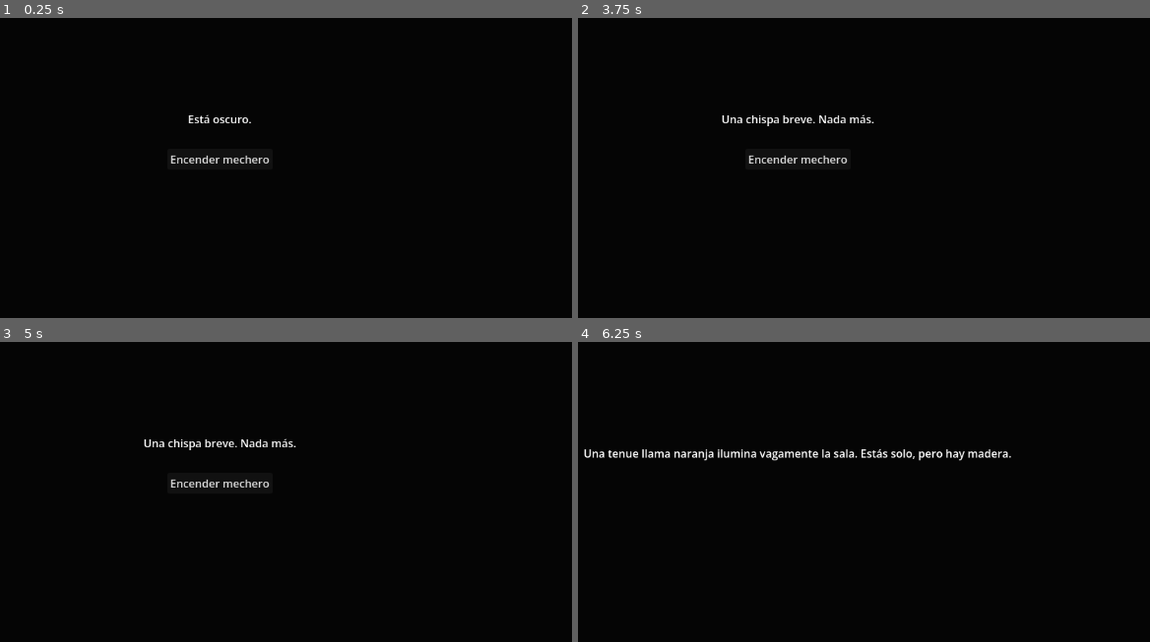
Above: before the commit, frames 1-4 (two rows, left to right).
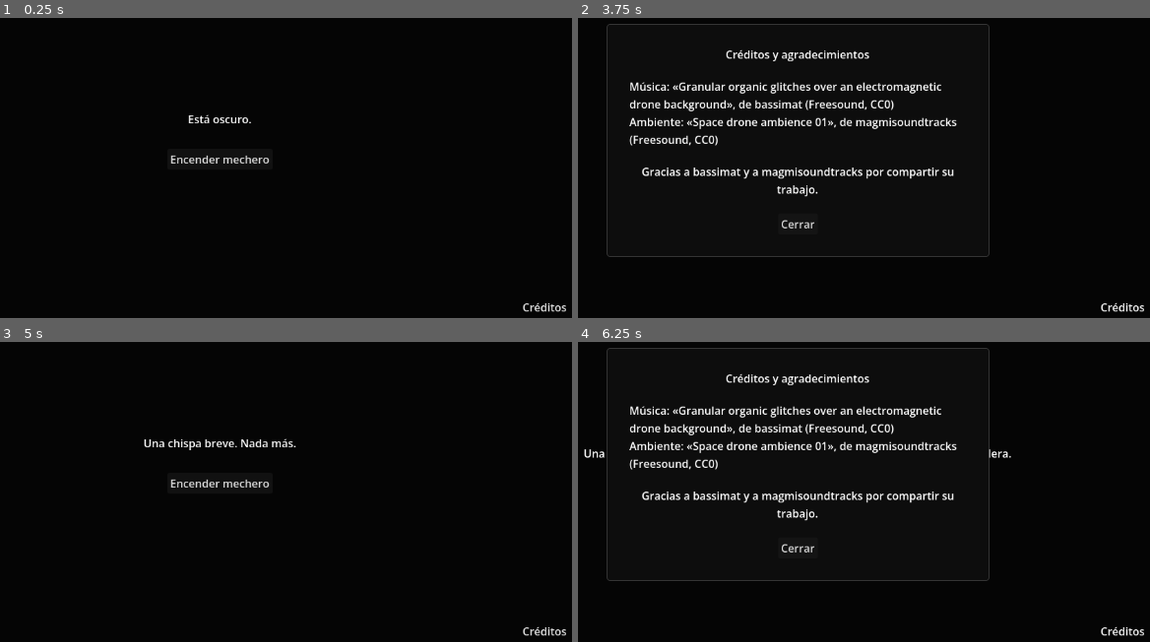
Above: after the commit, the same moments.

Repository: Itros97/GrimWorld
Game: Godot game, scene res://ui/main_screen.tscn
Two runs of this game, one before a commit and one after it. Both use one fixed random seed, a clock stepped at 60 frames per second and the inputs below.
Inputs (mouse positions are in pixels of both pictures, inside the frame that each line leads up to):
- Up to frame 1 (0.25 s): no input
- Up to frame 2 (3.75 s): click (1121, 306) at 0.5 s, where only the run after the commit has a clickable "Créditos"; click (795, 225) at 1.25 s, where only the run after the commit has a clickable "Cerrar"; click "Encender mechero" at 2 s; click "Encender mechero" at 2.75 s; click (1121, 306) at 3.5 s, where only the run after the commit has a clickable "Créditos"
- Up to frame 3 (5 s): click (217, 549) at 4.25 s, where only the run after the commit has a clickable "Cerrar"
- Up to frame 4 (6.25 s): click "Encender mechero" at 5 s; click (1121, 630) at 5.75 s, where only the run after the commit has a clickable "Créditos"

The runs differ from the first frame. In frame 1, 0.1% of the frame differs, in the area x 91-99%, y 94-99%; in frame 2, 5.7%; in frame 3, 0.1%; in frame 4, 6.2%, in the area x 4-99%, y 1-99%.

Commit message:
feat(ui): add credits panel for third-party audio
Credits live in data/credits.json and are validated on load like the
game data, which now shares the JSON root parsing.

Co-Authored-By: Claude Opus 5.5 <noreply@anthropic.com>

Diff:
--- /dev/null
+++ b/data/credits.json
@@ -0,0 +1,20 @@
+{
+	"title": "Créditos y agradecimientos",
+	"credits": [
+		{
+			"role": "Música",
+			"work": "Granular organic glitches over an electromagnetic drone background",
+			"author": "bassimat",
+			"source": "Freesound",
+			"licence": "CC0"
+		},
+		{
+			"role": "Ambiente",
+			"work": "Space drone ambience 01",
+			"author": "magmisoundtracks",
+			"source": "Freesound",
+			"licence": "CC0"
+		}
+	],
+	"thanks": "Gracias a bassimat y a magmisoundtracks por compartir su trabajo."
+}
--- /dev/null
+++ b/models/credit_data.gd
@@ -0,0 +1,23 @@
+class_name CreditData
+extends RefCounted
+## One third-party work used by the game: what it is used for, who made it and its licence.
+
+var role : String
+var work : String
+var author : String
+var source : String
+var licence : String
+
+## Builds the credit from its JSON object; appends to errors every field that is wrong.
+static func from(dict : Dictionary, path : String, errors : Array[String]) -> CreditData:
+	var credit := CreditData.new()
+	credit.role = JsonReader.read_string(dict, "role", path, errors)
+	credit.work = JsonReader.read_string(dict, "work", path, errors)
+	credit.author = JsonReader.read_string(dict, "author", path, errors)
+	credit.source = JsonReader.read_string(dict, "source", path, errors)
+	credit.licence = JsonReader.read_string(dict, "licence", path, errors)
+	return credit
+
+## One readable line, e.g. "Música: «Work», de author (Freesound, CC0)".
+func line() -> String:
+	return "%s: «%s», de %s (%s, %s)" % [role, work, author, source, licence]
--- /dev/null
+++ b/models/credits_data.gd
@@ -0,0 +1,25 @@
+class_name CreditsData
+extends RefCounted
+## Credits and thanks loaded from data/credits.json. Validated on load.
+
+var title : String
+var thanks : String
+var credits : Array[CreditData] = []
+
+## Parses and validates the JSON text; the result holds every error found, with its field path.
+static func parse(json_text : String) -> LoadResult:
+	var errors : Array[String] = []
+	var dict := JsonReader.parse_object(json_text, errors)
+	if not errors.is_empty():
+		return LoadResult.new(null, errors)
+	return LoadResult.new(from(dict, errors), errors)
+
+## Builds the credits from their root JSON object; appends to errors every field that is wrong.
+static func from(dict : Dictionary, errors : Array[String]) -> CreditsData:
+	var data := CreditsData.new()
+	data.title = JsonReader.read_string(dict, "title", "", errors)
+	data.thanks = JsonReader.read_string(dict, "thanks", "", errors)
+	var items := JsonReader.read_dict_array(dict, "credits", "", errors)
+	for i in items.size():
+		data.credits.append(CreditData.from(items[i], "credits[%d]" % i, errors))
+	return data
--- a/models/game_data.gd
+++ b/models/game_data.gd
@@ -9,15 +9,10 @@
 ## Parses and validates the JSON text; the result holds every error found, with its field path.
 static func parse(json_text : String) -> LoadResult:
 	var errors : Array[String] = []
-	var json := JSON.new()
-	if json.parse(json_text) != OK:
-		errors.append("line %d: %s" % [json.get_error_line(), json.get_error_message()])
+	var dict := JsonReader.parse_object(json_text, errors)
+	if not errors.is_empty():
 		return LoadResult.new(null, errors)
-	if not json.data is Dictionary:
-		errors.append("root: expected an object")
-		return LoadResult.new(null, errors)
-	var game := from(json.data, errors)
-	return LoadResult.new(game, errors)
+	return LoadResult.new(from(dict, errors), errors)
 
 ## Builds the game from its root JSON object; appends to errors every field that is wrong.
 static func from(dict : Dictionary, errors : Array[String]) -> GameData:
--- a/models/json_reader.gd
+++ b/models/json_reader.gd
@@ -1,6 +1,17 @@
 class_name JsonReader
 extends RefCounted
 ## Reads typed fields from parsed JSON; every wrong field appends an error naming its path.
+
+## Root object of the JSON text; appends an error and returns an empty one when it is not valid.
+static func parse_object(json_text : String, errors : Array[String]) -> Dictionary:
+	var json := JSON.new()
+	if json.parse(json_text) != OK:
+		errors.append("line %d: %s" % [json.get_error_line(), json.get_error_message()])
+		return {}
+	if not json.data is Dictionary:
+		errors.append("root: expected an object")
+		return {}
+	return json.data
 
 ## Path of a field inside its parent, e.g. "actions[0].chance".
 static func field_path(path : String, key : String) -> String:
--- a/models/load_result.gd
+++ b/models/load_result.gd
@@ -1,11 +1,11 @@
 class_name LoadResult
 extends RefCounted
-## Outcome of loading game data: the data when valid, or every problem found.
+## Outcome of loading a data file (GameData, CreditsData...): the data when valid, or every problem found.
 
-var data : GameData
+var data : RefCounted
 var errors : Array[String] = []
 
-func _init(p_data : GameData, p_errors : Array[String]) -> void:
+func _init(p_data : RefCounted, p_errors : Array[String]) -> void:
 	data = p_data if p_errors.is_empty() else null
 	errors = p_errors
 
--- /dev/null
+++ b/tests/credits_data_test.gd
@@ -0,0 +1,28 @@
+extends TestCase
+## Credits spec: the credits file is validated when it is loaded.
+
+const CREDITS_JSON := "res://data/credits.json"
+
+func test_real_credits_load_with_author_and_work() -> void:
+	var result := CreditsData.parse(FileAccess.get_file_as_string(CREDITS_JSON))
+	assert_true(result.is_ok(), "errors: %s" % ", ".join(result.errors))
+	for credit : CreditData in result.data.credits:
+		assert_true(not credit.author.is_empty() and not credit.work.is_empty(), "%s has author and work" % credit.line())
+
+func test_credit_line_names_role_work_author_source_and_licence() -> void:
+	var credit := CreditData.from(_credit_dict(), "", [] as Array[String])
+	assert_eq(credit.line(), "Música: «Song», de someone (Freesound, CC0)", "line")
+
+func test_credit_without_author_fails() -> void:
+	var credit := _credit_dict()
+	credit.erase("author")
+	var result := CreditsData.parse(JSON.stringify({ "title": "T", "thanks": "Thanks.", "credits": [credit] }))
+	assert_true(not result.is_ok(), "fails")
+	assert_true(", ".join(result.errors).contains("credits[0].author"), "names the field: %s" % ", ".join(result.errors))
+
+func test_empty_credit_list_fails() -> void:
+	var result := CreditsData.parse(JSON.stringify({ "title": "T", "thanks": "Thanks.", "credits": [] }))
+	assert_true(", ".join(result.errors).contains("credits"), "names the field: %s" % ", ".join(result.errors))
+
+func _credit_dict() -> Dictionary:
+	return { "role": "Música", "work": "Song", "author": "someone", "source": "Freesound", "licence": "CC0" }
--- /dev/null
+++ b/ui/credits_panel.gd
@@ -0,0 +1,24 @@
+extends PanelContainer
+## Overlay with the credits of third-party works and the thanks. Holds no game logic.
+
+const CREDITS_PATH := "res://data/credits.json"
+
+@onready var _title_label : Label = %TitleLabel
+@onready var _credits_label : Label = %CreditsLabel
+@onready var _thanks_label : Label = %ThanksLabel
+@onready var _close_button : Button = %CloseButton
+
+func _ready() -> void:
+	_close_button.pressed.connect(hide)
+	var result := CreditsData.parse(FileAccess.get_file_as_string(CREDITS_PATH))
+	if not result.is_ok():
+		for error in result.errors:
+			push_error("%s: %s" % [CREDITS_PATH, error])
+		return
+	_render(result.data)
+
+## Fills the labels from the credits.
+func _render(data : CreditsData) -> void:
+	_title_label.text = data.title
+	_credits_label.text = "\n".join(data.credits.map(func(credit : CreditData) -> String: return credit.line()))
+	_thanks_label.text = data.thanks
--- /dev/null
+++ b/ui/credits_panel.tscn
@@ -0,0 +1,55 @@
+[gd_scene format=3]
+
+[ext_resource type="Script" path="res://ui/credits_panel.gd" id="1_credits"]
+
+[sub_resource type="StyleBoxFlat" id="StyleBoxFlat_panel"]
+bg_color = Color(0.05, 0.05, 0.05, 1)
+border_width_left = 1
+border_width_top = 1
+border_width_right = 1
+border_width_bottom = 1
+border_color = Color(0.25, 0.25, 0.25, 1)
+corner_radius_top_left = 4
+corner_radius_top_right = 4
+corner_radius_bottom_right = 4
+corner_radius_bottom_left = 4
+
+[node name="CreditsPanel" type="PanelContainer"]
+custom_minimum_size = Vector2(560, 0)
+size_flags_horizontal = 4
+size_flags_vertical = 4
+theme_override_styles/panel = SubResource("StyleBoxFlat_panel")
+script = ExtResource("1_credits")
+
+[node name="Margin" type="MarginContainer" parent="."]
+layout_mode = 2
+theme_override_constants/margin_left = 32
+theme_override_constants/margin_top = 32
+theme_override_constants/margin_right = 32
+theme_override_constants/margin_bottom = 32
+
+[node name="Content" type="VBoxContainer" parent="Margin"]
+layout_mode = 2
+theme_override_constants/separation = 24
+
+[node name="TitleLabel" type="Label" parent="Margin/Content"]
+unique_name_in_owner = true
+layout_mode = 2
+horizontal_alignment = 1
+
+[node name="CreditsLabel" type="Label" parent="Margin/Content"]
+unique_name_in_owner = true
+layout_mode = 2
+autowrap_mode = 3
+
+[node name="ThanksLabel" type="Label" parent="Margin/Content"]
+unique_name_in_owner = true
+layout_mode = 2
+horizontal_alignment = 1
+autowrap_mode = 3
+
+[node name="CloseButton" type="Button" parent="Margin/Content"]
+unique_name_in_owner = true
+layout_mode = 2
+size_flags_horizontal = 4
+text = "Cerrar"
--- a/ui/main_screen.gd
+++ b/ui/main_screen.gd
@@ -3,8 +3,11 @@
 
 @onready var _message_label : Label = %MessageLabel
 @onready var _action_list : VBoxContainer = %ActionList
+@onready var _credits_button : Button = %CreditsButton
+@onready var _credits_panel : PanelContainer = %CreditsPanel
 
 func _ready() -> void:
+	_credits_button.pressed.connect(_credits_panel.show)
 	GameManager.STATE_CHANGED.connect(_render)
 	_render(GameManager.state)
 
--- a/ui/main_screen.tscn
+++ b/ui/main_screen.tscn
@@ -1,6 +1,7 @@
 [gd_scene format=3]
 
 [ext_resource type="Script" path="res://ui/main_screen.gd" id="1_screen"]
+[ext_resource type="PackedScene" path="res://ui/credits_panel.tscn" id="2_credits"]
 
 [node name="MainScreen" type="MarginContainer"]
 anchors_preset = 15
@@ -29,3 +30,16 @@
 unique_name_in_owner = true
 layout_mode = 2
 size_flags_horizontal = 4
+
+[node name="CreditsButton" type="Button" parent="."]
+unique_name_in_owner = true
+layout_mode = 2
+size_flags_horizontal = 8
+size_flags_vertical = 8
+flat = true
+text = "Créditos"
+
+[node name="CreditsPanel" parent="." instance=ExtResource("2_credits")]
+unique_name_in_owner = true
+visible = false
+layout_mode = 2
Not shown, added: models/credit_data.gd.uid
Not shown, added: models/credits_data.gd.uid
Not shown, added: tests/credits_data_test.gd.uid
Not shown, added: ui/credits_panel.gd.uid
Not shown, changed: README.md
